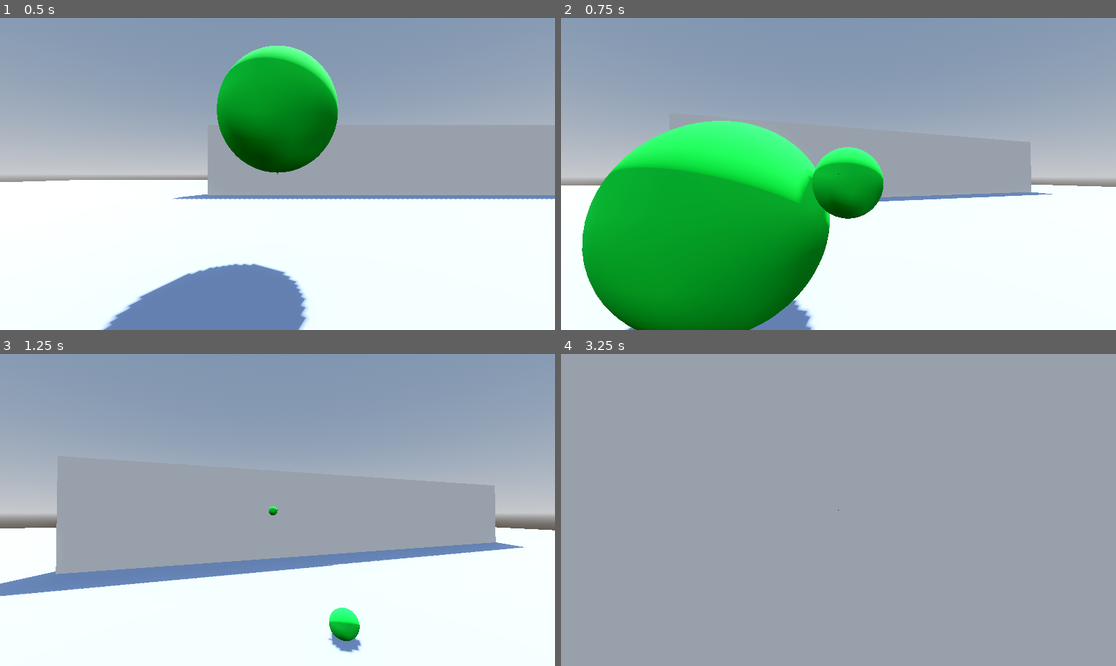
Above: before the commit, frames 1-4 (two rows, left to right).
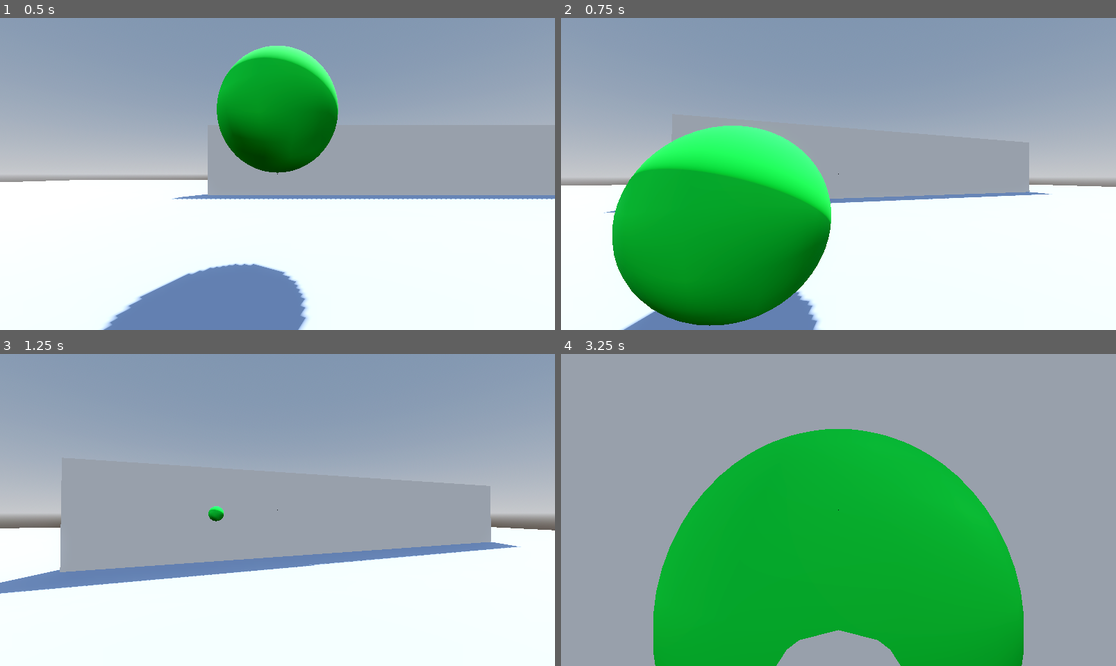
Above: after the commit, the same moments.

Repository: Thorneel/RealTimeAutostereogram
Game: Godot game, scene res://Scenes/MainScene/main_scene.tscn
Same seed, same stepped clock (60 frames per second), same inputs: the game is played once before the commit and once after it.
Inputs (mouse positions are in pixels of both pictures, inside the frame that each line leads up to):
- Up to frame 1 (0.5 s): no input
- Up to frame 2 (0.75 s): tap Enter (toggle_screen_in_autostereogram) at 0.5 s; move the mouse to (866, 174) at 0.52 s; hold W (forwards) from 0.53 s (still down); right-click (866, 174) at 0.6 s
- Up to frame 3 (1.25 s): keep holding W (forwards); tap Space (jump) at 0.77 s; click (305, 510) at 0.8 s
- Up to frame 4 (3.25 s): keep holding W (forwards); move the mouse to (810, 510) at 1.27 s; click (810, 510) at 1.35 s; tap Space (jump) at 1.52, 3.02 s; tap E (use) at 1.55, 2.1 s; move the mouse to (849, 503) at 2.02 s; right-click (849, 503) at 2.3 s; move the mouse to (832, 516) at 2.77 s; right-click (832, 516) at 2.85 s; click (832, 516) at 3.05 s

Frame 1 is identical in both runs. In frame 2, 8.5% of the frame differs, in the area x 3-89%, y 32-100%; in frame 3, 2.2%; in frame 4, 40%, in the area x 16-84%, y 24-100%.

Commit message:
Fixed ball interacting with the player body while launching them at certain angles The collision with the player body is now ignored until the ball first exited it upon launch Ball velocity upon launch decreased as it was a bit silly

Diff:
--- a/Scenes/Ball/ball.gd
+++ b/Scenes/Ball/ball.gd
@@ -4,6 +4,8 @@
 
 @onready var collision_shape:CollisionShape3D = $CollisionShape3D
 @onready var mesh:MeshInstance3D = $MeshInstance3D
+@onready var area:Area3D = $Area3D
+
 
 
 # Called when the node enters the scene tree for the first time.
@@ -22,6 +24,10 @@
 	mesh.mesh.height = radius * 2.
 
 
+func ignore_body_until_out(body:PhysicsBody3D):
+	add_collision_exception_with(body)
+
+
 func toggle_physics():
 	collision_shape.disabled = !collision_shape.disabled
 
@@ -30,3 +36,12 @@
 	var throw_vector:Vector3 = global_transform.basis.z * -1. * force
 
 	apply_central_impulse(throw_vector)
+
+
+func _on_area_3d_body_exited(body):
+	var bodies_to_check:Array[PhysicsBody3D] = get_collision_exceptions()
+	if (null != bodies_to_check and bodies_to_check.size() > 0):
+		for checked_body in bodies_to_check:
+			if checked_body == body:
+				remove_collision_exception_with(body)
+				break
--- a/Scenes/Ball/ball.tscn
+++ b/Scenes/Ball/ball.tscn
@@ -18,8 +18,8 @@
 height = 0.2
 
 [node name="Ball" type="RigidBody3D"]
-collision_layer = 2
-collision_mask = 3
+collision_layer = 4
+collision_mask = 7
 physics_material_override = SubResource("PhysicsMaterial_mupvj")
 script = ExtResource("1_75iub")
 
@@ -28,3 +28,12 @@
 
 [node name="MeshInstance3D" type="MeshInstance3D" parent="."]
 mesh = SubResource("SphereMesh_o46gm")
+
+[node name="Area3D" type="Area3D" parent="."]
+collision_layer = 4
+collision_mask = 3
+
+[node name="SameCollisionShape3D" type="CollisionShape3D" parent="Area3D"]
+shape = SubResource("SphereShape3D_jpaq7")
+
+[connection signal="body_exited" from="Area3D" to="." method="_on_area_3d_body_exited"]
--- a/Scenes/Player/player.gd
+++ b/Scenes/Player/player.gd
@@ -6,9 +6,9 @@
 
 const PUSH_FORCE_FACTOR = 10.
 
-const MIN_THROW_FORCE = 10.
-const MAX_THROW_FORCE = 100.
-const THROW_FORCE_INCREASE_FACTOR = 20.
+const MIN_THROW_FORCE = 2.
+const MAX_THROW_FORCE = 20.
+const THROW_FORCE_INCREASE_FACTOR = 5.
 
 
 @onready var camera = $Camera3D
@@ -129,6 +129,7 @@
 		new_ball.set_radius(0.3)
 		new_ball.set_mass(10.)
 
+	new_ball.ignore_body_until_out(self)
 	new_ball.throw(throw_force)
 
 
--- a/Scenes/Player/player.tscn
+++ b/Scenes/Player/player.tscn
@@ -118,7 +118,8 @@
 }
 
 [node name="Player" type="CharacterBody3D"]
-collision_mask = 3
+collision_layer = 2
+collision_mask = 7
 script = ExtResource("1_4jd05")
 
 [node name="MeshInstance3D" type="MeshInstance3D" parent="."]
@@ -159,4 +160,3 @@
 }
 
 [node name="launch_point" type="Node3D" parent="Camera3D"]
-transform = Transform3D(1, 0, 0, 0, 1, 0, 0, 0, 1, 0, 0, -0.75)
